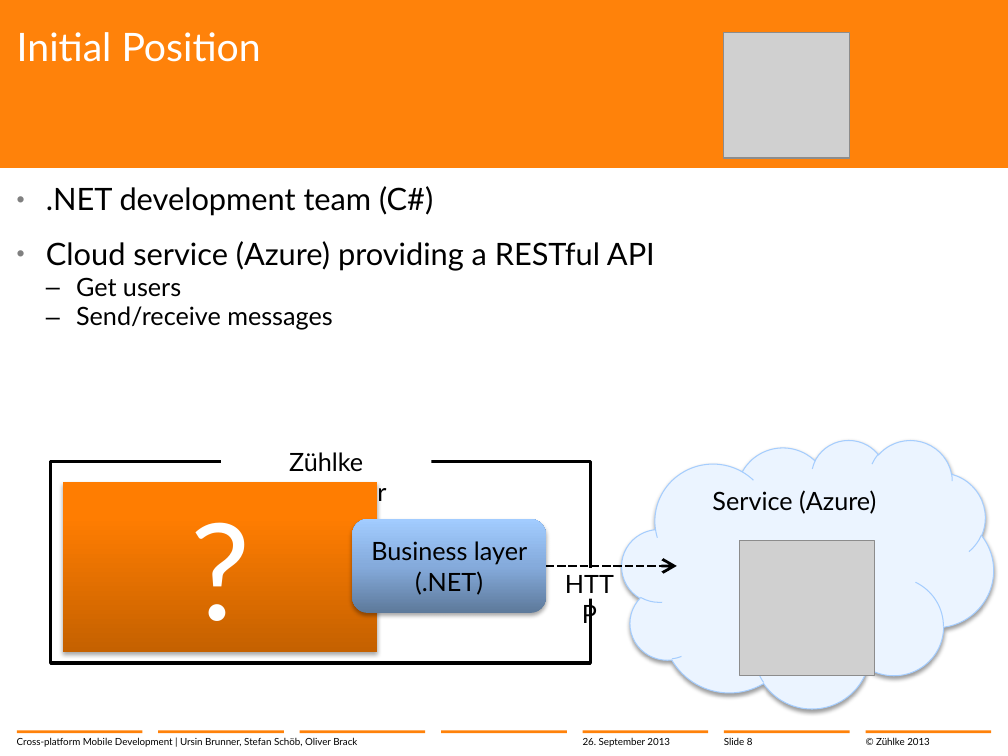
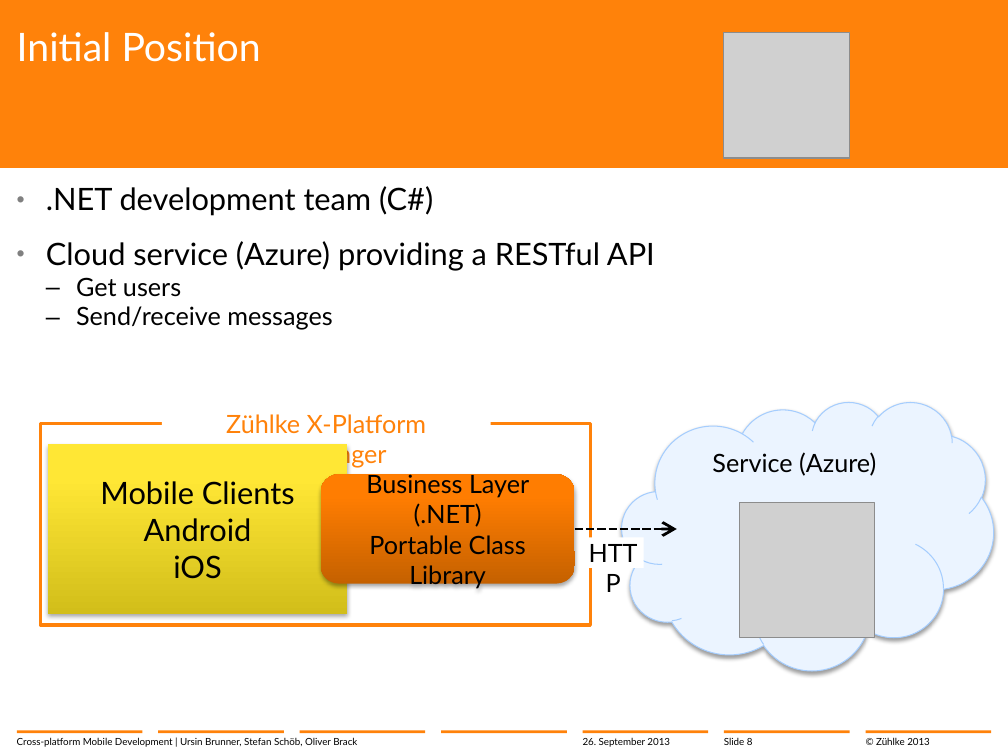
Before and after one commit to brunnurs/zxm, a slide deck: slide 8 of docs/13-09-26 Cross-platform mobile development with C#.pptx. Drawn at 1008x756 pixels with LibreOffice and Linux fonts; fonts in the diff are those of the drawing; grey boxes stand for pictures; background and template pictures are left out. Boxes give left, top, right and bottom in pixels: in the first picture for what was removed or moved away, otherwise in the second. Text is boxed around its words. In the diff, an @@ line names an element or a change of style, - is before the commit and + after.

Commit message:
Slides updated

```diff
--- a/docs/13-09-26 Cross-platform mobile development with C#.pptx
+++ b/docs/13-09-26 Cross-platform mobile development with C#.pptx
@@ text "Zühlke X-Platform Messenger": place and size @@
-text "Zühlke X-Platform Messenger" at bbox=[221, 442, 431, 482]
+text "Zühlke X-Platform Messenger" at bbox=[226, 414, 427, 468]
@@ text at bbox=[226, 414, 427, 468]: text changed; text colour #000000 to #FF820A @@
-Zühlke Messenger
+Zühlke X-Platform Messenger
@@ cloud "Service (Azure)": place and size @@
-cloud "Service (Azure)" at bbox=[622, 439, 994, 708]
+cloud "Service (Azure)" at bbox=[622, 401, 994, 669]
@@ rectangle: place and size @@
-rectangle at bbox=[50, 462, 590, 663]
+rectangle at bbox=[40, 424, 591, 626]
@@ rectangle at bbox=[40, 424, 591, 626]: outline #000000 2.25 pt to #FF820A 2.25 pt @@
@@ rectangle "Mobile Clients": place and size @@
-rectangle "Mobile Clients" at bbox=[62, 482, 377, 651]
+rectangle "Mobile Clients" at bbox=[48, 445, 347, 614]
@@ rectangle "Mobile Clients" at bbox=[48, 445, 347, 614]: fill gradient #C66100 to #FF7E02 to #FF7E03 to gradient #D3BD1A to #FFE835 to #FFE837 @@
@@ rounded rectangle "Business Layer (.NET) Portable Class ...": place and size @@
-rounded rectangle "Business Layer (.NET) Portable Class ..." at bbox=[352, 519, 545, 613]
+rounded rectangle "Business Layer (.NET) Portable Class ..." at bbox=[321, 475, 575, 584]
@@ rounded rectangle "Business Layer (.NET) Portable Class ..." at bbox=[321, 475, 575, 584]: fill gradient #5E799A to #85ACDC to #A4CDFF to gradient #C66100 to #FF7E02 to #FF7E03 @@
@@ text in rounded rectangle at bbox=[366, 472, 529, 589]: text changed @@
-Business layer (.NET)
+Business Layer (.NET)
+Portable Class Library
@@ text in rectangle at bbox=[100, 481, 295, 579]: text changed; size 96 to 22 pt; text colour #FFFFFF to #000000 @@
-?
+Mobile Clients
+Android
+iOS
@@ picture: place and size @@
-picture at bbox=[740, 541, 874, 675]
+picture at bbox=[740, 503, 874, 637]
@@ arrow moved from (546, 565) - (676, 565) to (575, 529) - (676, 529) @@
@@ rectangle "HTTP": place and size @@
-rectangle "HTTP" at bbox=[559, 569, 621, 599]
+rectangle "HTTP" at bbox=[583, 537, 644, 568]
```
Also in this commit, not shown: 7 other slides changed, 1 slide added.
